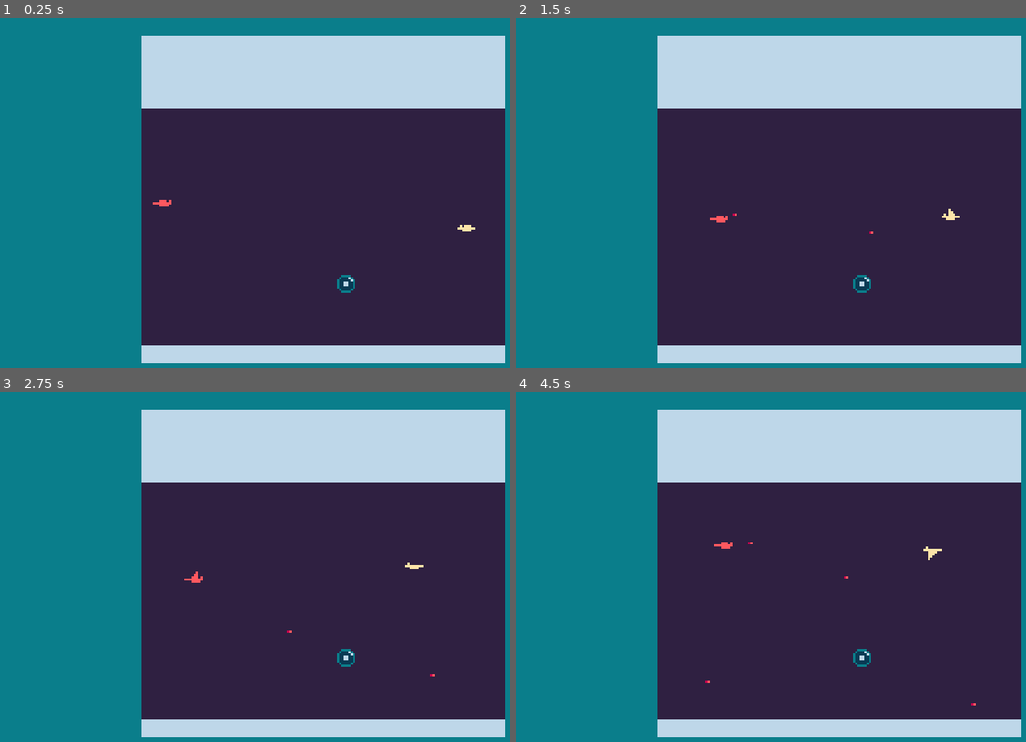
Above: before the commit, frames 1-4 (two rows, left to right).
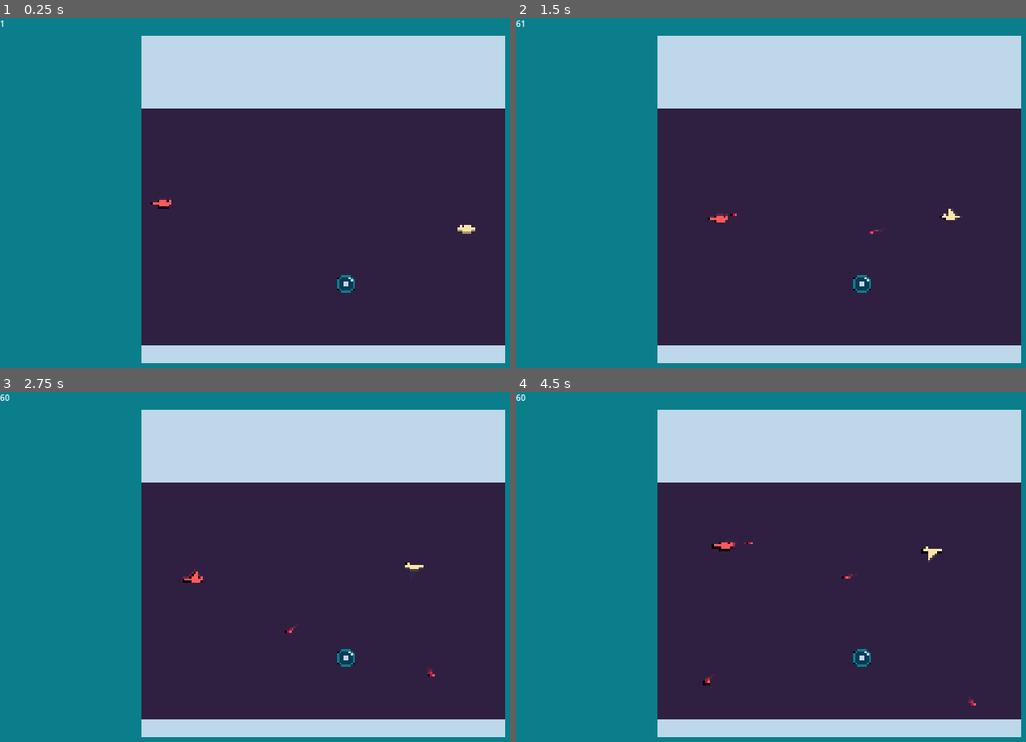
Above: after the commit, the same moments.

Repository: SmallConfusion/Redbird
Game: Godot game, scene res://main.tscn
Two runs of this game, one before a commit and one after it. Both use one fixed random seed, a clock stepped at 60 frames per second and the inputs below. Sound files missing from this copy of the repository are replaced by a short silence.
Inputs:
- Up to frame 1 (0.25 s): no input
- Up to frame 2 (1.5 s): hold Right (Right) 0.53-1.28 s; hold Down (Fall) 0.53-1.28 s; tap Up (Flap) at 0.77, 1.07 s; hold Left (Left) from 1.28 s (still down); tap Z (Fire) at 1.35 s
- Up to frame 3 (2.75 s): tap Up (Flap) at 1.52, 1.82 s; release Left (Left) at 2.03 s; hold Right (Right) from 2.03 s (still down); hold Down (Fall) from 2.03 s (still down)
- Up to frame 4 (4.5 s): release Down (Fall) at 2.78 s; tap Z (Fire) at 2.85, 4.35 s; tap Up (Flap) at 3.02, 3.32, 3.77, 4.07 s; release Right (Right) at 3.53 s; hold Down (Fall) 3.53-4.28 s; hold Left (Left) from 3.53 s (still down)

The runs differ from the first frame. In frame 1, less than 0.1% of the frame differs, in the area x 0-94%, y 0-78%; in frame 2, less than 0.1%; in frame 3, 0.1%; in frame 4, 0.2%, in the area x 0-90%, y 0-89%.

Commit message:
made blur better

Diff:
--- /dev/null
+++ b/fps_display.gd
@@ -0,0 +1,4 @@
+extends Label
+
+func _process(delta):
+	text = str(Engine.get_frames_per_second())
--- a/game/enemy/basic_enemy.tscn
+++ b/game/enemy/basic_enemy.tscn
@@ -98,6 +98,7 @@
 events = Array[ExtResource("4_78pwd")]([SubResource("Resource_4y7un"), SubResource("Resource_1j08k")])
 
 [node name="AnimatedSprite2D" type="AnimatedSprite2D" parent="."]
+z_index = 10
 sprite_frames = SubResource("SpriteFrames_nj1cv")
 animation = &"flap"
 autoplay = "flap"
--- a/game/test.tscn
+++ b/game/test.tscn
@@ -18,7 +18,7 @@
 offset_top = -72.0
 offset_right = 80.0
 offset_bottom = 72.0
-color = Color(0.184314, 0.12549, 0.254902, 1)
+color = Color(0, 0, 0, 1)
 
 [node name="Player" parent="." instance=ExtResource("2_sc0he")]
 position = Vector2(-71, 0)
--- a/main.tscn
+++ b/main.tscn
@@ -1,10 +1,20 @@
-[gd_scene load_steps=8 format=3 uid="uid://cch8otb7qeu68"]
+[gd_scene load_steps=12 format=3 uid="uid://cch8otb7qeu68"]
 
 [ext_resource type="Script" path="res://main.gd" id="1_ux161"]
 [ext_resource type="Script" path="res://addons/resonate/music_manager/music_bank.gd" id="2_fe5tn"]
+[ext_resource type="Shader" path="res://vfx/main.gdshader" id="2_k1k48"]
 [ext_resource type="Script" path="res://addons/resonate/music_manager/music_track_resource.gd" id="3_twdqf"]
 [ext_resource type="Script" path="res://addons/resonate/music_manager/music_stem_resource.gd" id="4_38lop"]
 [ext_resource type="AudioStream" uid="uid://c4tx0gogr6xs5" path="res://music/palette main theme.ogg" id="5_t3w2j"]
+[ext_resource type="Script" path="res://fps_display.gd" id="7_1ugmx"]
+
+[sub_resource type="ViewportTexture" id="ViewportTexture_npbsp"]
+viewport_path = NodePath("SubViewport")
+
+[sub_resource type="ShaderMaterial" id="ShaderMaterial_nbjqi"]
+resource_local_to_scene = true
+shader = ExtResource("2_k1k48")
+shader_parameter/viewport = SubResource("ViewportTexture_npbsp")
 
 [sub_resource type="Resource" id="Resource_x8cup"]
 script = ExtResource("4_38lop")
@@ -27,6 +37,13 @@
 grow_horizontal = 2
 grow_vertical = 2
 script = ExtResource("1_ux161")
+
+[node name="SubViewport" type="SubViewport" parent="."]
+unique_name_in_owner = true
+disable_3d = true
+handle_input_locally = false
+size = Vector2i(160, 144)
+render_target_update_mode = 4
 
 [node name="ColorRect" type="ColorRect" parent="."]
 layout_mode = 1
@@ -54,15 +71,28 @@
 scale = Vector2(4.5, 4.5)
 pivot_offset = Vector2(80, 72)
 
-[node name="SubViewport" type="SubViewport" parent="SubViewportContainer"]
-unique_name_in_owner = true
-disable_3d = true
+[node name="SubViewport2" type="SubViewport" parent="SubViewportContainer"]
 handle_input_locally = false
 size = Vector2i(160, 144)
+render_target_clear_mode = 2
 render_target_update_mode = 4
+
+[node name="ColorRect" type="ColorRect" parent="SubViewportContainer/SubViewport2"]
+material = SubResource("ShaderMaterial_nbjqi")
+anchors_preset = 15
+anchor_right = 1.0
+anchor_bottom = 1.0
+grow_horizontal = 2
+grow_vertical = 2
 
 [node name="MusicBank" type="Node" parent="."]
 script = ExtResource("2_fe5tn")
 label = "music"
 bus = "music"
 tracks = Array[ExtResource("3_twdqf")]([SubResource("Resource_5hsw7")])
+
+[node name="Label" type="Label" parent="."]
+layout_mode = 0
+offset_right = 40.0
+offset_bottom = 23.0
+script = ExtResource("7_1ugmx")
--- a/project.godot
+++ b/project.godot
@@ -13,6 +13,7 @@
 config/name="Palette"
 run/main_scene="res://main.tscn"
 config/features=PackedStringArray("4.2", "GL Compatibility")
+run/max_fps=60
 config/icon="res://icon.svg"
 
 [audio]
--- /dev/null
+++ b/vfx/main.gdshader
@@ -0,0 +1,25 @@
+shader_type canvas_item;
+
+#define CLEAR_R 0.184
+#define CLEAR_G 0.125
+#define CLEAR_B 0.255
+
+uniform sampler2D viewport;
+uniform sampler2D screen_texture : hint_screen_texture, repeat_disable, filter_nearest;
+
+void fragment() {
+	vec4 color = texture(screen_texture, UV);
+	vec4 viewport_color = texture(viewport, UV);
+
+	color *= vec4(0.65, 0.65, 0.65, 1);
+
+	color.r = max(CLEAR_R, color.r);
+	color.g = max(CLEAR_G, color.g);
+	color.b = max(CLEAR_B, color.b);
+
+	if (viewport_color != vec4(0, 0, 0, 1)) {
+		color = viewport_color;
+	}
+
+	COLOR = color;
+}
Not shown: 2 places in game/test.tscn that only renumber resources
